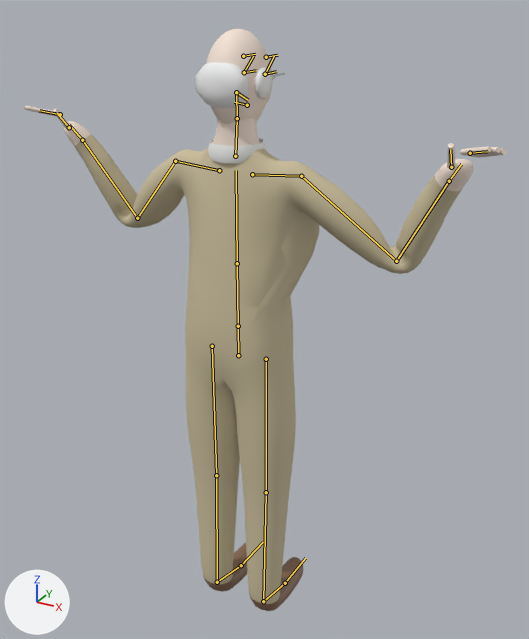
Two versions of the glTF model characters/gus.glb, one commit apart.
Camera for both pictures: a 50 mm lens placed at (0.898, -1.493, 1.756), pointed at (0.011, 0.12, 0.95). Lighting does not change. The marker at lower left points along +X, +Y and +Z. The older version comes first. Both versions are drawn at frame 0 of the action 'arms_cross'; the numbers are the values there. The bones that change, and the others that lie on the model, are drawn over the model as lines.

In view in the first picture: 'gus_Mesh'.
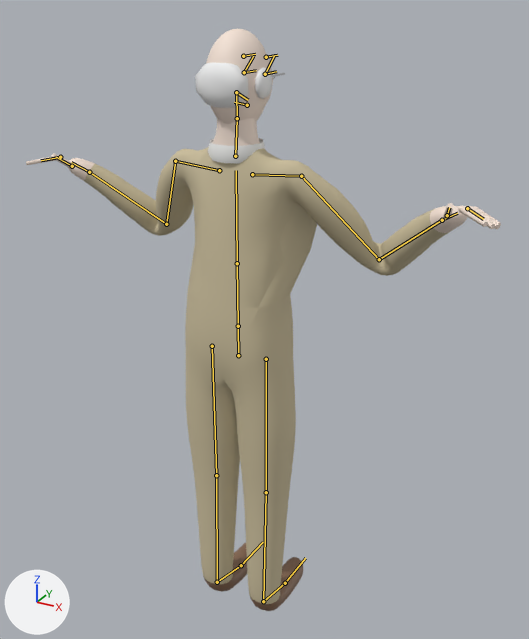
What differs and where, as boxes (x1, y1, x2, y2) in the pictures (529 x 639 px):
'gus_Mesh', posed: before (24, 28, 507, 611); after (26, 28, 501, 611)
bone 'UpperArm.L', root to tip: before (175, 161) to (137, 218); after (175, 161) to (166, 224)
bone 'UpperArm.R', root to tip: before (301, 176) to (396, 261); after (301, 176) to (379, 259)

Patch to the scene script:
```diff
--- a/characters/gus.glb.py
+++ b/characters/gus.glb.py
@@ bone_upperarm_l @@
 bone_upperarm_l = bpy.data.objects['Armature'].pose.bones['UpperArm.L']  # child of 'Shoulder.L'
-bone_upperarm_l.rotation_quaternion = (0.832, 0.221, -0.507, -0.052)  # degrees (47, -55, -33)
+bone_upperarm_l.rotation_quaternion = (0.772, 0.154, -0.582, -0.204)  # degrees (60, -57, -64)
@@ bone_upperarm_r @@
 bone_upperarm_r = bpy.data.objects['Armature'].pose.bones['UpperArm.R']  # child of 'Shoulder.R'
-bone_upperarm_r.rotation_quaternion = (0.832, 0.221, 0.507, 0.052)  # degrees (47, 55, 33)
+bone_upperarm_r.rotation_quaternion = (0.772, 0.154, 0.582, 0.204)  # degrees (60, 57, 64)
```
